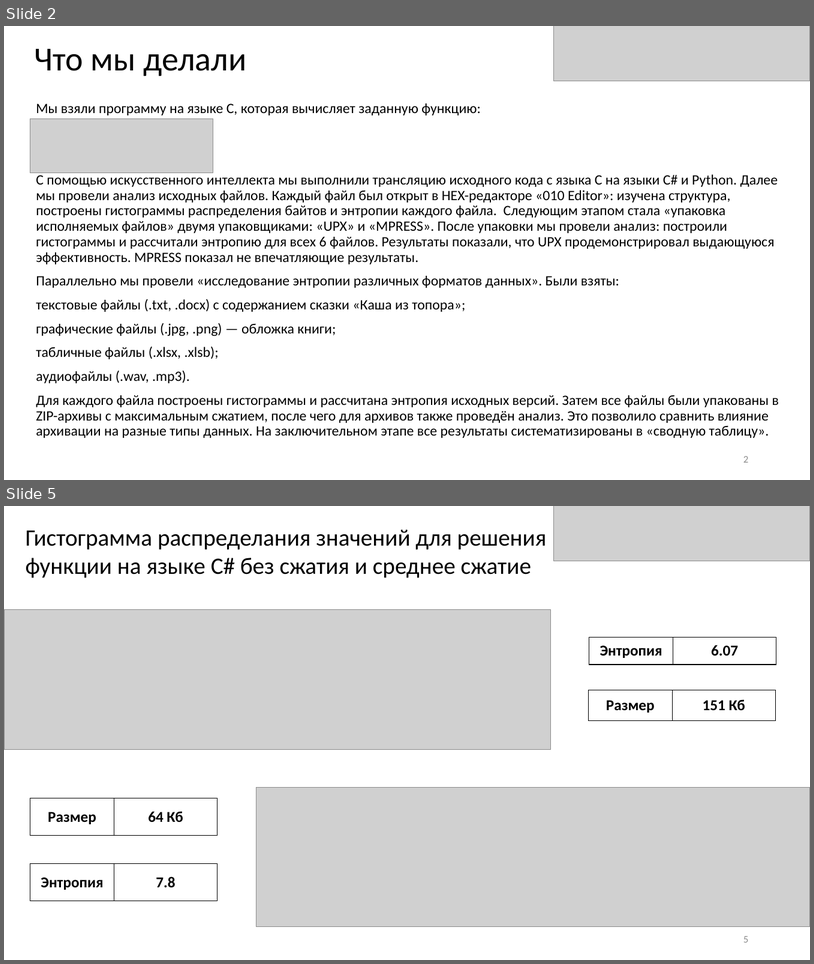
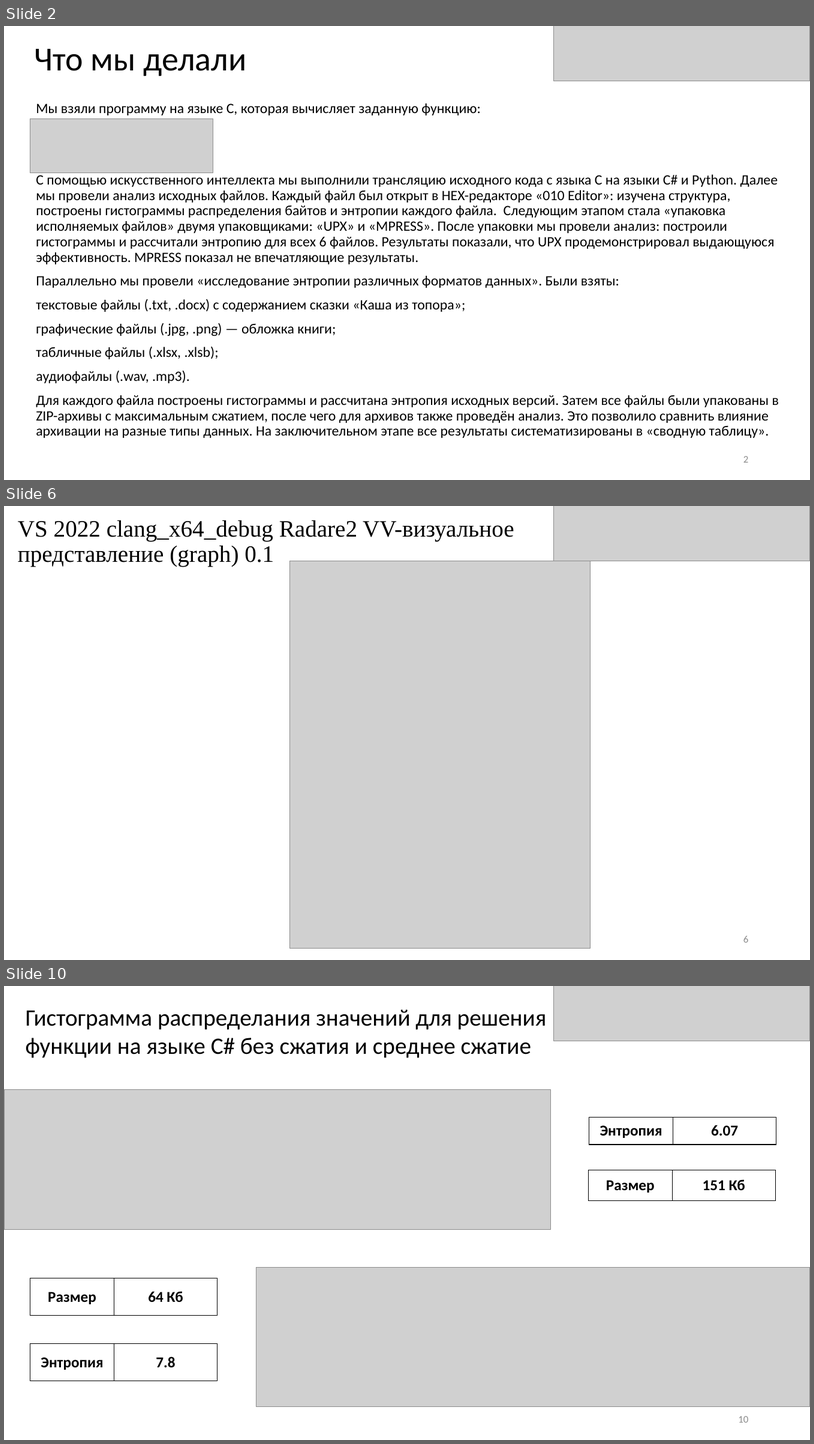
Before and after one commit to Ann1703/Reverse_Engineering_LAB, a slide deck: Лр2_С Буланый Дышлевая.pptx. Shown one above the other, each under a label of ours: slides 2 and 5 before the commit, slides 2, 6 and 10 after it; the slides between them are not shown. The pictures are 814x964 and 814x1444 pixels, drawn with LibreOffice and Linux fonts; fonts in the diff are those of the drawing; grey boxes stand for pictures. Boxes give left, top, right and bottom in pixels: in the first picture for what was removed or moved away, otherwise in the second. Text is boxed around its words. In the diff, an @@ line names an element or a change of style, - is before the commit and + after.

```diff
--- a/Лр2_С Буланый Дышлевая.pptx
+++ b/Лр2_С Буланый Дышлевая.pptx
@@ slide 6 added at box(4, 506, 810, 960), background #FFFFFF @@
@@ text added at box(18, 520, 515, 567), 28 pt, text #000000 @@
+VS 2022 clang_x64_debug Radare2 VV-визуальное представление (graph) 0.1
@@ picture added at box(554, 506, 810, 561) @@
@@ picture added at box(290, 561, 591, 948) @@
@@ page number added at box(744, 936, 749, 942), 12 pt, text #8C8C8C @@
+6
@@ what was slide 5 is now slide 10 @@
@@ page number at box(738, 1416, 749, 1422): text changed @@
-5
+10
```
Also in this commit, not shown: 1 slide changed, 5 other slides added, 1 slide removed.
